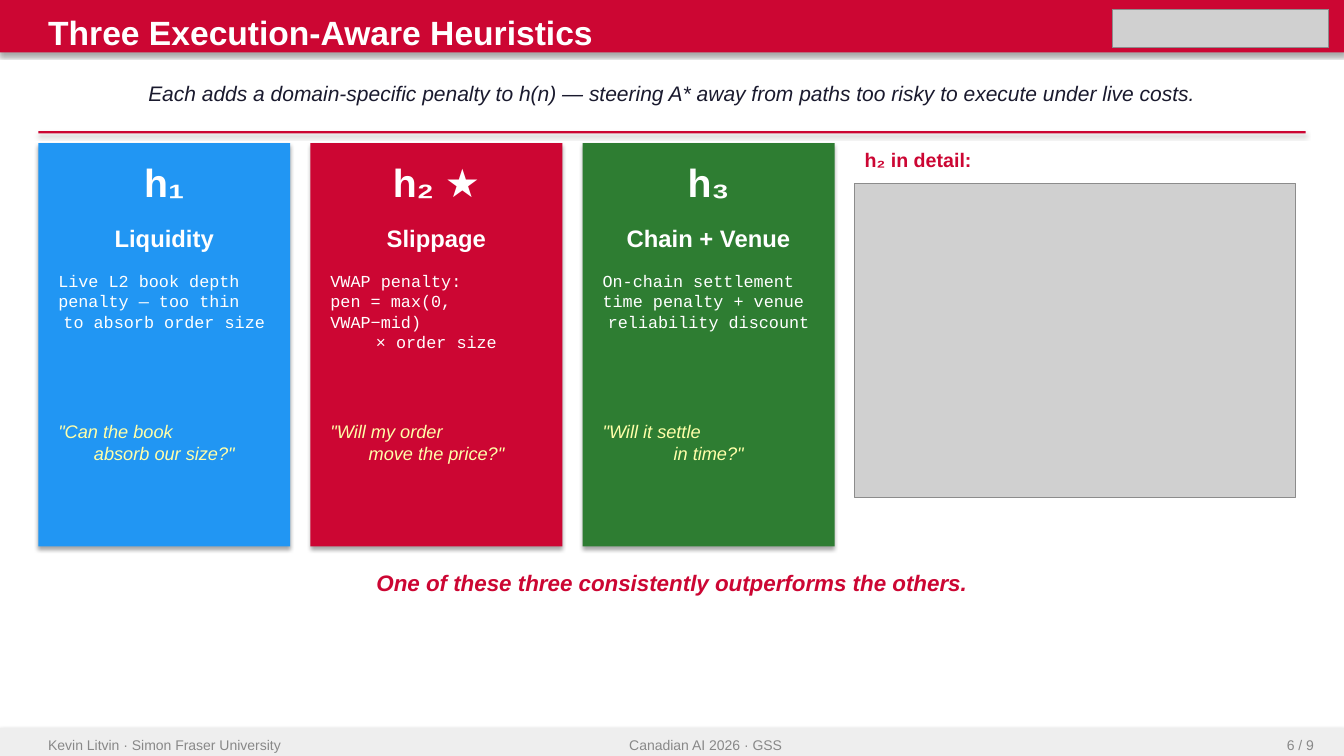
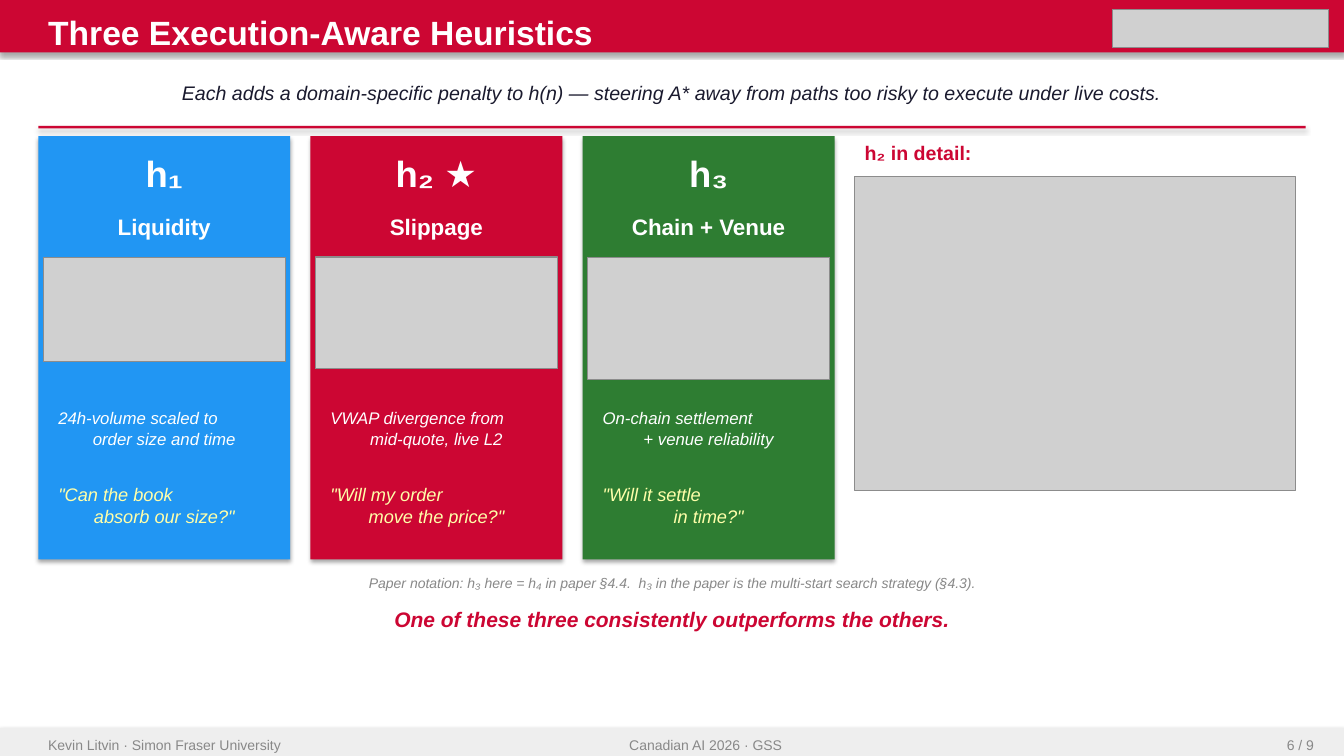
Before and after one commit to kevinl03/Stablecoin-CrossExchange-Arbitrage, a slide deck: slide 6 of docs/latex/StablecoinArbitrage_GSS2026/presentation/slides_final.pptx. Drawn at 1344x756 pixels with LibreOffice and Linux fonts; fonts in the diff are those of the drawing; grey boxes stand for pictures. Boxes give left, top, right and bottom in pixels: in the first picture for what was removed or moved away, otherwise in the second. Text is boxed around its words. In the diff, an @@ line names an element or a change of style, - is before the commit and + after.

```diff
--- a/docs/latex/StablecoinArbitrage_GSS2026/presentation/slides_final.pptx
+++ b/docs/latex/StablecoinArbitrage_GSS2026/presentation/slides_final.pptx
@@ text "Each adds a domain-specific penalty ..." at box(182, 85, 1160, 104): size 15 to 14 pt @@
@@ rectangle: place and size @@
-rectangle at box(38, 131, 1306, 134)
+rectangle at box(38, 126, 1306, 129)
@@ rectangle: place and size @@
-rectangle at box(38, 143, 290, 546)
+rectangle at box(38, 136, 290, 560)
@@ text "h₁": place and size @@
-text "h₁" at box(144, 168, 184, 199)
+text "h₁" at box(146, 160, 183, 188)
@@ rectangle: place and size @@
-rectangle at box(311, 143, 563, 546)
+rectangle at box(311, 136, 563, 560)
@@ text "h₂ ★": place and size @@
-text "h₂ ★" at box(393, 168, 434, 199)
+text "h₂ ★" at box(396, 160, 434, 188)
@@ rectangle: place and size @@
-rectangle at box(583, 143, 835, 546)
+rectangle at box(583, 136, 835, 560)
@@ size 28 to 26 pt in 3 elements at box(396, 160, 434, 188), box(146, 160, 183, 188), box(689, 160, 728, 189) @@
@@ text "h₃": place and size @@
-text "h₃" at box(688, 168, 730, 199)
+text "h₃" at box(689, 160, 728, 189)
@@ text "h₂ in detail:": place and size @@
-text "h₂ in detail:" at box(865, 152, 972, 168)
+text "h₂ in detail:" at box(865, 145, 972, 161)
@@ picture: place and size @@
-picture at box(855, 184, 1296, 498)
+picture at box(855, 176, 1296, 491)
@@ text "Liquidity": place and size @@
-text "Liquidity" at box(115, 229, 214, 252)
+text "Liquidity" at box(118, 218, 211, 240)
@@ text "Slippage": place and size @@
-text "Slippage" at box(387, 229, 486, 252)
+text "Slippage" at box(390, 218, 483, 240)
@@ size 17 to 16 pt in 3 elements at box(118, 218, 211, 240), box(390, 218, 483, 240), box(632, 218, 785, 236) @@
@@ text "Chain + Venue": place and size @@
-text "Chain + Venue" at box(627, 229, 790, 248)
+text "Chain + Venue" at box(632, 218, 785, 236)
@@ picture added at box(43, 257, 285, 362) @@
@@ picture added at box(316, 257, 558, 369) @@
@@ picture added at box(588, 257, 830, 379) @@
@@ text removed at box(58, 275, 265, 329) @@
-Live L2 book depth
-penalty — too thin
-to absorb order size
@@ text removed at box(330, 275, 497, 349) @@
-VWAP penalty:
-pen = max(0, VWAP−mid)
-× order size
@@ text added at box(58, 412, 236, 445), 12 pt, text #FFFFFF, italic @@
+24h-volume scaled to
+order size and time
@@ text added at box(330, 412, 504, 449), 12 pt, text #FFFFFF, italic @@
+VWAP divergence from
+mid-quote, live L2
@@ text at box(603, 412, 773, 449): text changed; font Courier New to Arial; italic on @@
-On-chain settlement
-time penalty + venue
-reliability discount
+On-chain settlement
++ venue reliability
@@ text ""Can the book absorb our ...": place and size @@
-text ""Can the book absorb our ..." at box(58, 424, 235, 460)
+text ""Can the book absorb our ..." at box(58, 487, 235, 523)
@@ text ""Will my order move the ...": place and size @@
-text ""Will my order move the ..." at box(330, 424, 504, 464)
+text ""Will my order move the ..." at box(330, 487, 504, 527)
@@ text ""Will it settle in time?"": place and size @@
-text ""Will it settle in time?"" at box(603, 424, 744, 460)
+text ""Will it settle in time?"" at box(603, 487, 744, 523)
@@ text added at box(369, 578, 975, 591), 10 pt, text #888888, italic @@
+Paper notation: h₃ here = h₄ in paper §4.4. h₃ in the paper is the multi-start search strategy (§4.3).
@@ text "One of these three consistently ...": place and size @@
-text "One of these three consistently ..." at box(376, 574, 966, 596)
+text "One of these three consistently ..." at box(394, 611, 949, 632)
@@ text "One of these three consistently ..." at box(394, 611, 949, 632): size 16 to 15 pt @@
```
Also in this commit, not shown: 1 other file.
